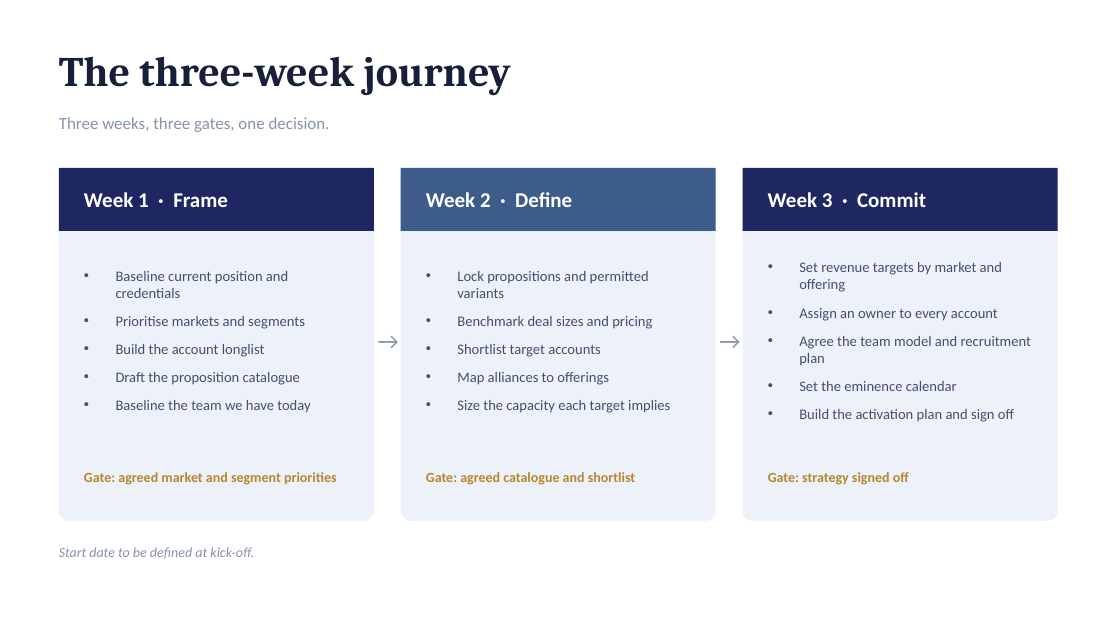
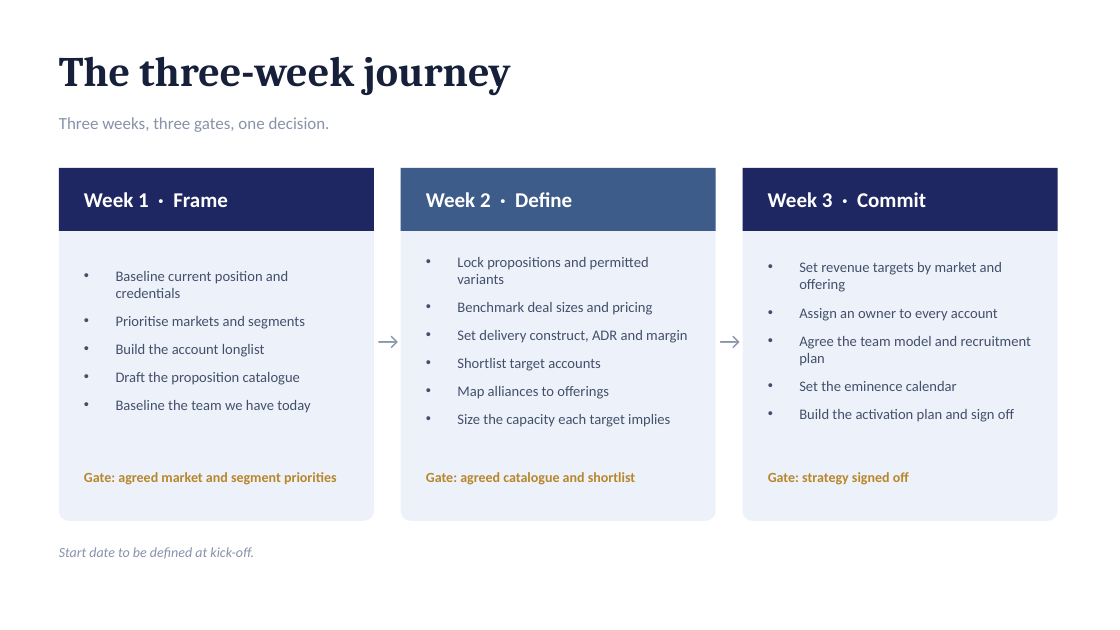
Before and after one commit to dhajjar-cyber/bae, a slide deck: slide 12 of FSI strategy/EAIND-FSI-Strategy-Development-Plan.pptx (slide 11 before the commit). Drawn at 1120x630 pixels with LibreOffice and Linux fonts; fonts in the diff are those of the drawing. Boxes give left, top, right and bottom in pixels: in the first picture for what was removed or moved away, otherwise in the second. Text is boxed around its words. In the diff, an @@ line names an element or a change of style, - is before the commit and + after.

```diff
--- a/FSI strategy/EAIND-FSI-Strategy-Development-Plan.pptx
+++ b/FSI strategy/EAIND-FSI-Strategy-Development-Plan.pptx
@@ text at (457,330,687,343): paragraph added @@
+• Set delivery construct, ADR and margin
```
Also in this commit, not shown: 4 other slides changed, 2 slides added, 2 other files.
